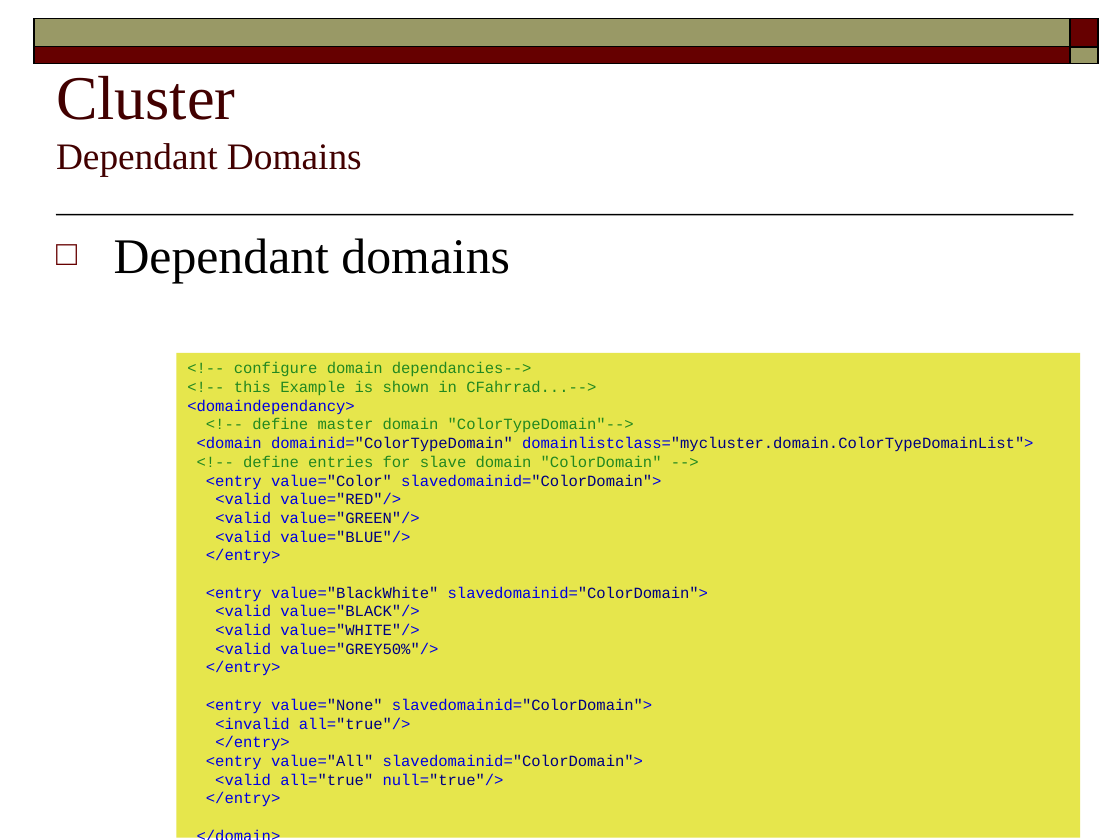
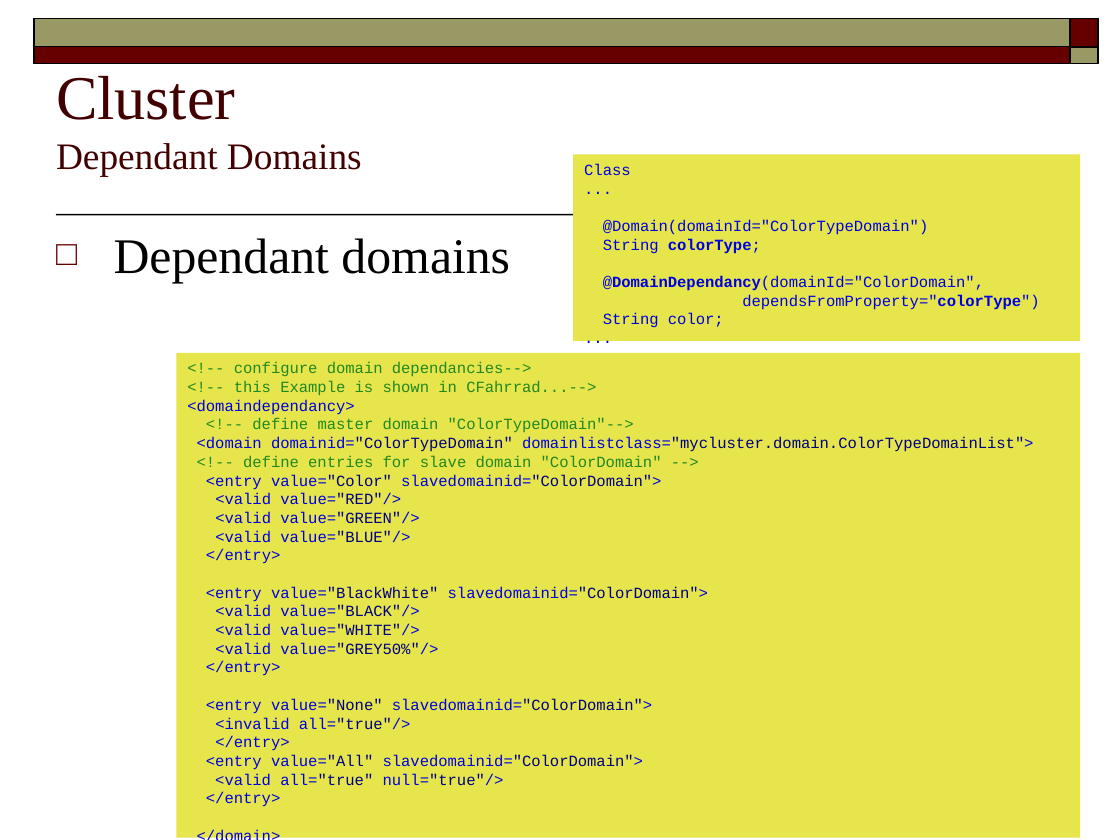
Before and after one commit to FaKod/JDBCluster, a slide deck: slide 9 of JDBCluster/Doc/MetaPersistence.odp. Drawn at 1120x840 pixels with LibreOffice and Linux fonts; fonts in the diff are those of the drawing. Boxes give left, top, right and bottom in pixels: in the first picture for what was removed or moved away, otherwise in the second. Text is boxed around its words. In the diff, an @@ line names an element or a change of style, - is before the commit and + after.

```diff
--- a/JDBCluster/Doc/MetaPersistence.odp
+++ b/JDBCluster/Doc/MetaPersistence.odp
@@ rectangle added at box(573, 155, 1081, 342), fill #E6E64C, 10 pt, text #0000E1 @@
+Class
+...
+@Domain(domainId="ColorTypeDomain")
+String colorType;
+@DomainDependancy(domainId="ColorDomain",
+dependsFromProperty="colorType")
+String color;
+...
```
Also in this commit, not shown: 3 other slides changed, 3 slides added, 3 slides removed.
